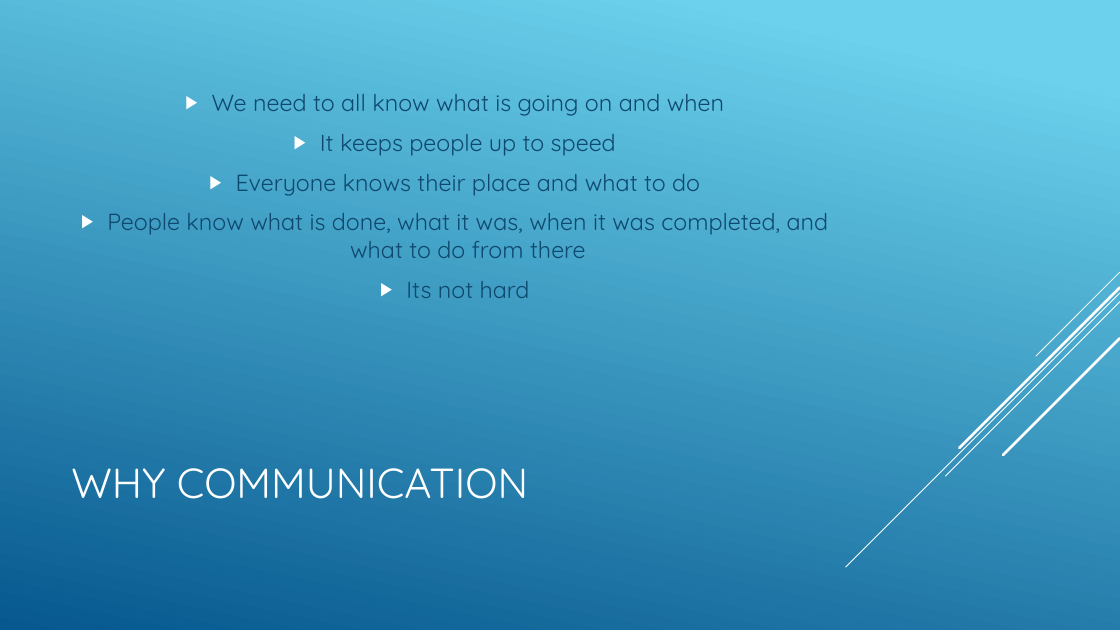
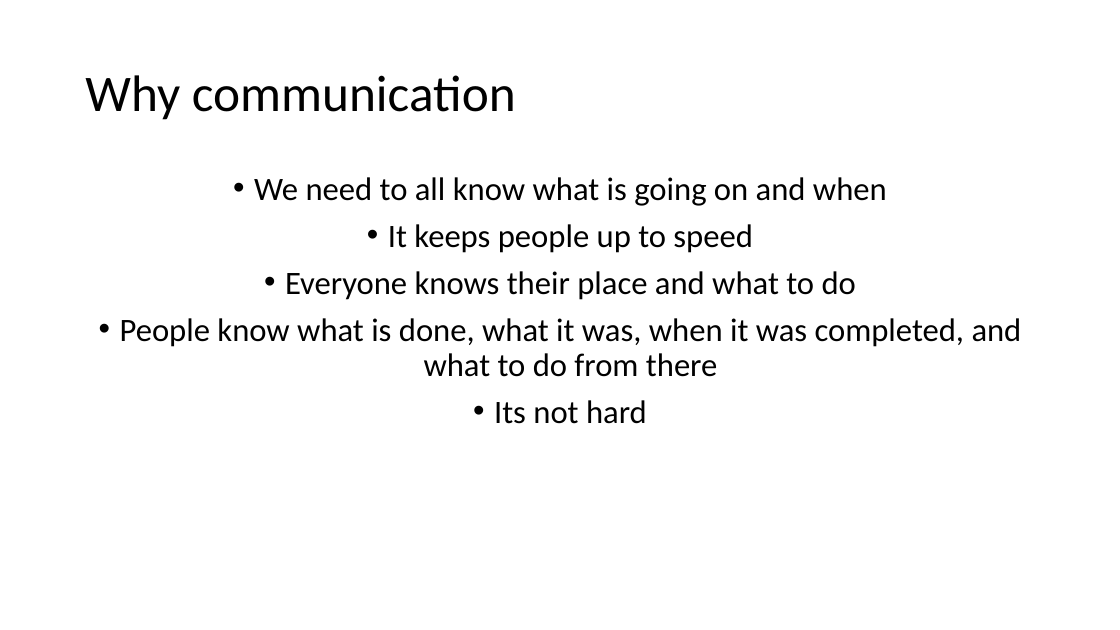
Before and after one commit to csmith1188/docpacs2122, a slide deck: slide 3 of docpac_mar18/Presentation.pptx. Drawn at 1120x630 pixels with LibreOffice and Linux fonts; fonts in the diff are those of the drawing. Boxes give left, top, right and bottom in pixels: in the first picture for what was removed or moved away, otherwise in the second. Text is boxed around its words. In the diff, an @@ line names an element or a change of style, - is before the commit and + after.

```diff
--- a/docpac_mar18/Presentation.pptx
+++ b/docpac_mar18/Presentation.pptx
@@ background gradient #6ED2EB to #06588E to #FFFFFF @@
@@ title at <box>85,75,516,120</box>: text changed; size 36 to 44 pt; font Quicksand to Calibri; text colour #FFFFFF to #000000 @@
-WHY COMMUNICATION
+Why communication
@@ text "We need to all know ...": place and size @@
-text "We need to all know ..." at <box>107,94,829,298</box>
+text "We need to all know ..." at <box>120,177,1022,424</box>
@@ text "We need to all know ..." at <box>120,177,1022,424</box>: size 20 to 28 pt, font Quicksand to Calibri, text colour #0F496F to #000000; bullet ▶ to •; line spacing 1 to 0.9; vertical alignment middle to top @@
@@ group removed at <box>846,272,1120,567</box>: 5 lines @@
```
Also in this commit, not shown: 11 other slides changed, 1 slide added, 1 slide removed.
